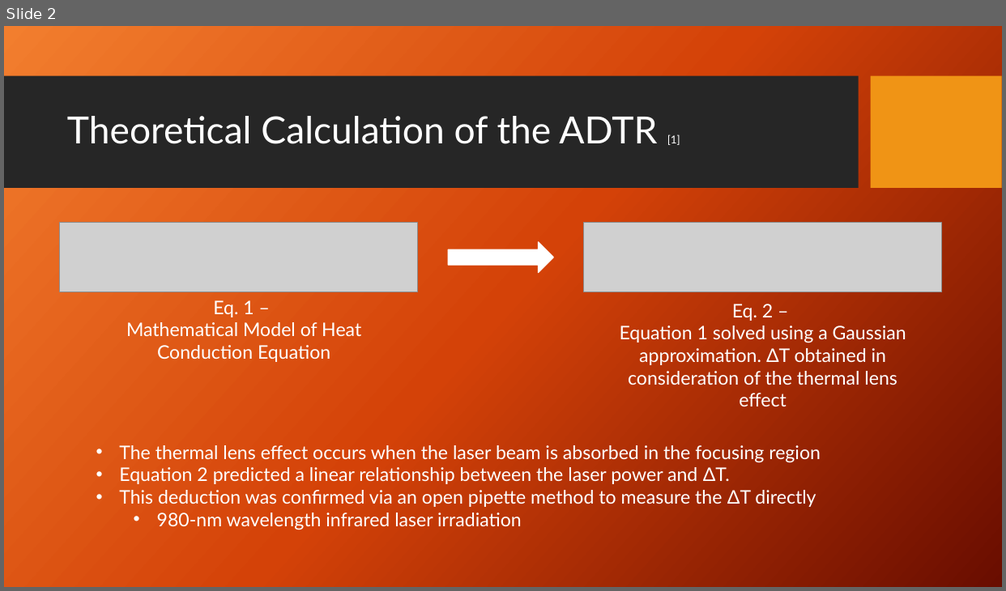
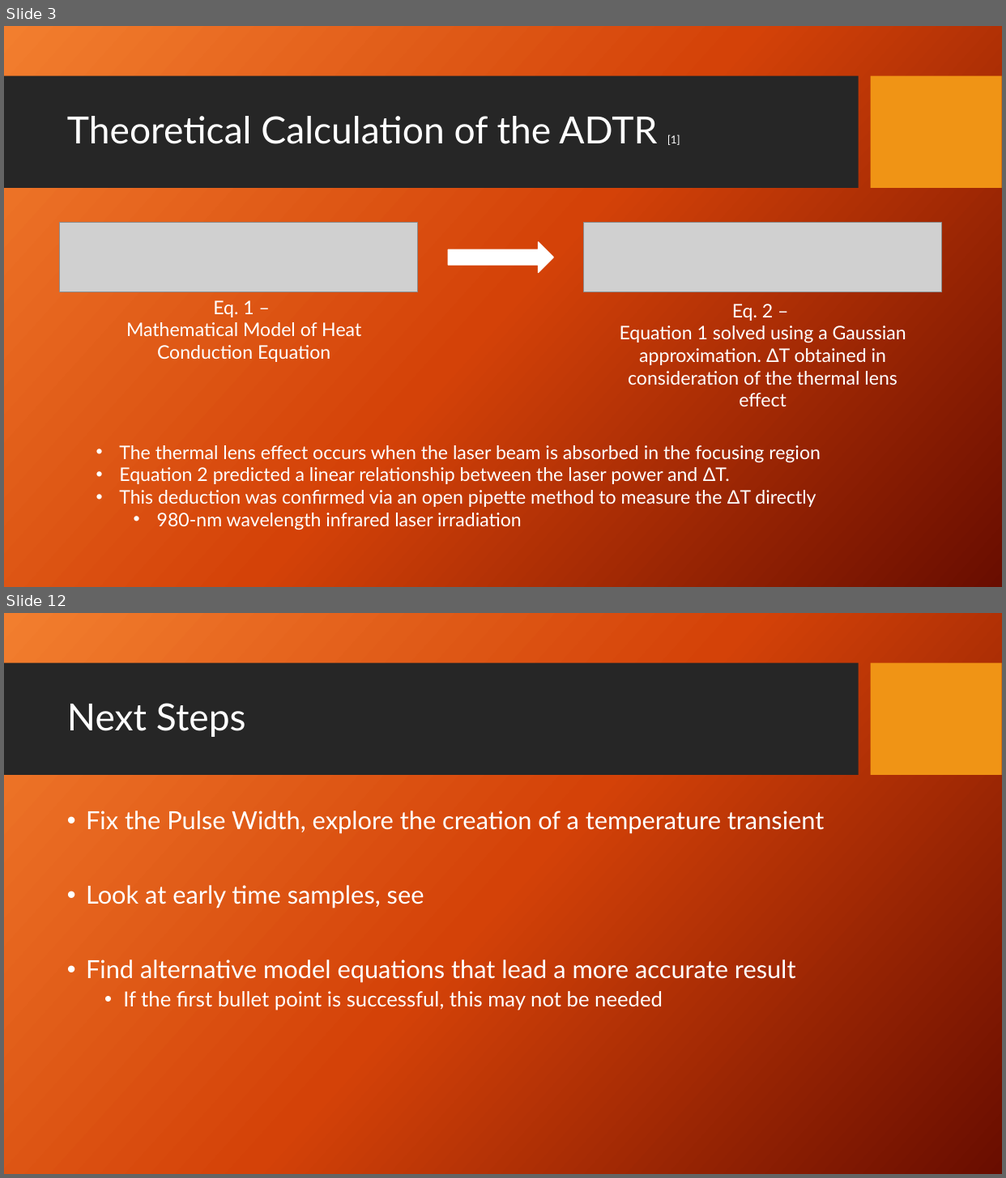
Before and after one commit to dbhatia00/NeuronSimulation, a slide deck: Presentations/Fall Updates/FallUpdate3.pptx. Shown one above the other, each under a label of ours: slide 2 before the commit, slides 3 and 12 after it; the slides between them are not shown. The pictures are 1006x591 and 1006x1178 pixels, drawn with LibreOffice and Linux fonts; fonts in the diff are those of the drawing; grey boxes stand for pictures; background and template pictures are left out. Boxes give left, top, right and bottom in pixels: in the first picture for what was removed or moved away, otherwise in the second. Text is boxed around its words. In the diff, an @@ line names an element or a change of style, - is before the commit and + after.

```diff
--- a/Presentations/Fall Updates/FallUpdate3.pptx
+++ b/Presentations/Fall Updates/FallUpdate3.pptx
@@ slide 12 added at box(4, 613, 1002, 1174), background picture (left out); not listed: 2 template elements that a slide beside it also shows @@
@@ title added at box(67, 703, 246, 737), 36 pt, text #FFFFFF @@
+Next Steps
@@ text added at box(86, 811, 825, 1011), 24 pt, text #FFFFFF @@
+• Fix the Pulse Width, explore the creation of a temperature transient
+• Look at early time samples, see
+• Find alternative model equations that lead a more accurate result
+  • If the first bullet point is successful, this may not be needed
@@ what was slide 2 is now slide 3 @@
```
Also in this commit, not shown: 2 slides changed, 7 other slides added, 5 other files.
